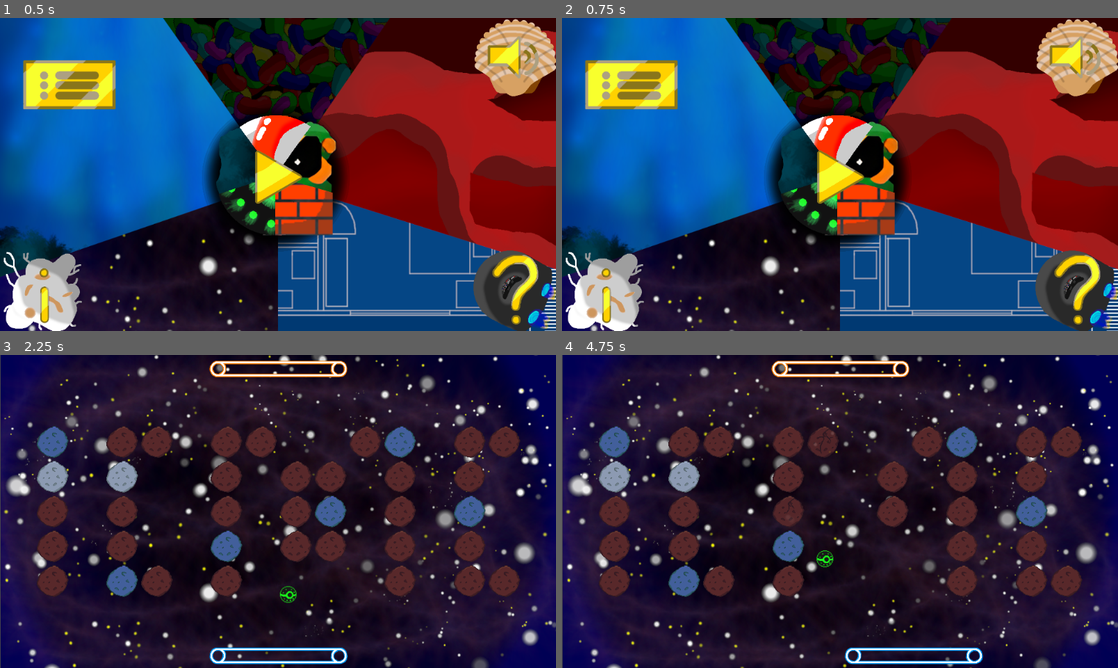
Above: before the commit, frames 1-4 (two rows, left to right).
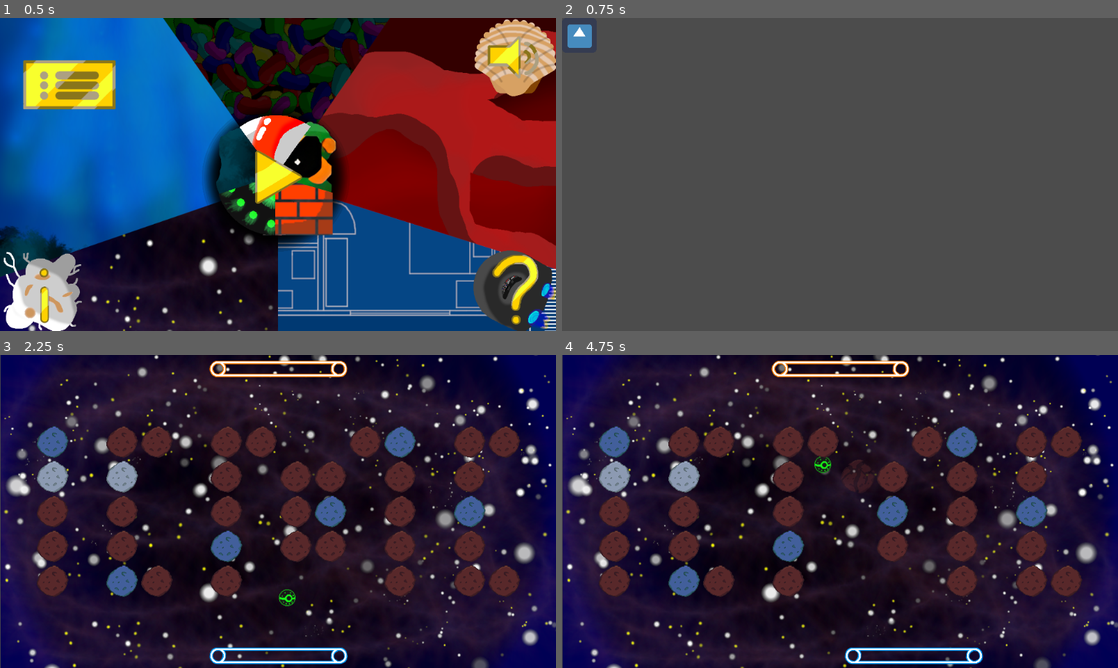
Above: after the commit, the same moments.

Repository: lswgamer/VOSES-Multiplayer
Game: Godot game, scene res://Scenes/MainMenu.tscn
Same seed, same stepped clock (60 frames per second), same inputs: the game is played once before the commit and once after it. The engine's default icon, where the game draws it, is replaced by a stand-in: a white triangle on a blue panel in a dark square.
Inputs (mouse positions are in pixels of both pictures, inside the frame that each line leads up to):
- Up to frame 1 (0.5 s): no input
- Up to frame 2 (0.75 s): click (1079, 290) at 0.5 s
- Up to frame 3 (2.25 s): click (27, 380) at 1.27 s; click (278, 511) at 2 s
- Up to frame 4 (4.75 s): hold Right (lower_right) 2.78-3.53 s; hold Left (lower_left) 3.53-4.28 s; hold Right (lower_right) from 4.28 s (still down)

Frame 1 is identical in both runs. In frame 2, 99% of the frame differs, in the area x 0-100%, y 0-100%; in frame 3, 0.1%; in frame 4, 1.2%.

Commit message:
Add Rules Screen

Diff:
--- /dev/null
+++ b/Breakout/Scenes/Rules.tscn
@@ -0,0 +1,20 @@
+[gd_scene load_steps=3 format=2]
+
+[ext_resource path="res://Scripts/Rules.gd" type="Script" id=1]
+[ext_resource path="res://Assets/icon.png" type="Texture" id=2]
+
+[node name="Control" type="Control"]
+anchor_right = 1.0
+anchor_bottom = 1.0
+script = ExtResource( 1 )
+
+[node name="TextureRect" type="TextureRect" parent="."]
+margin_right = 1022.0
+margin_bottom = 581.0
+
+[node name="ReturnButton" type="TextureButton" parent="."]
+margin_right = 108.0
+margin_bottom = 92.0
+texture_normal = ExtResource( 2 )
+
+[connection signal="pressed" from="ReturnButton" to="." method="_on_ReturnButton_pressed"]
--- a/Breakout/Scripts/Level.gd
+++ b/Breakout/Scripts/Level.gd
@@ -53,7 +53,7 @@
 func block_spawn(nivel):
 	lives += 1
 
-	ball.speed = 200 + 120*log(2*nivel+1)
+	ball.speed = 200 + 100*log(2*nivel+10)
 	for i in range(5):
 		for j in range(14):
 			if levelList[(nivel%64)*5+i][j] == '1':
@@ -81,9 +81,8 @@
 			ball.position = upperBar.position + spwOffset
 
 
-func gameover(): #cria uma popup com score e te manda pro menu
+func gameover(): #cria uma popup com nível alcançado e um botão que te manda pro menu
 	ball.queue_free()
-	pass
 
 #Stores level configuration from input file
 func level_load(file):
--- a/Breakout/Scripts/MainMenu.gd
+++ b/Breakout/Scripts/MainMenu.gd
@@ -19,5 +19,4 @@
 
 
 func _on_RulesButton_pressed():
-	pass
-	#get_tree().change_scene("res://Scenes/Rules.tscn")
+	get_tree().change_scene("res://Scenes/Rules.tscn")
--- /dev/null
+++ b/Breakout/Scripts/Rules.gd
@@ -0,0 +1,4 @@
+extends Control
+
+func _on_ReturnButton_pressed():
+	get_tree().change_scene("res://Scenes/MainMenu.tscn")
